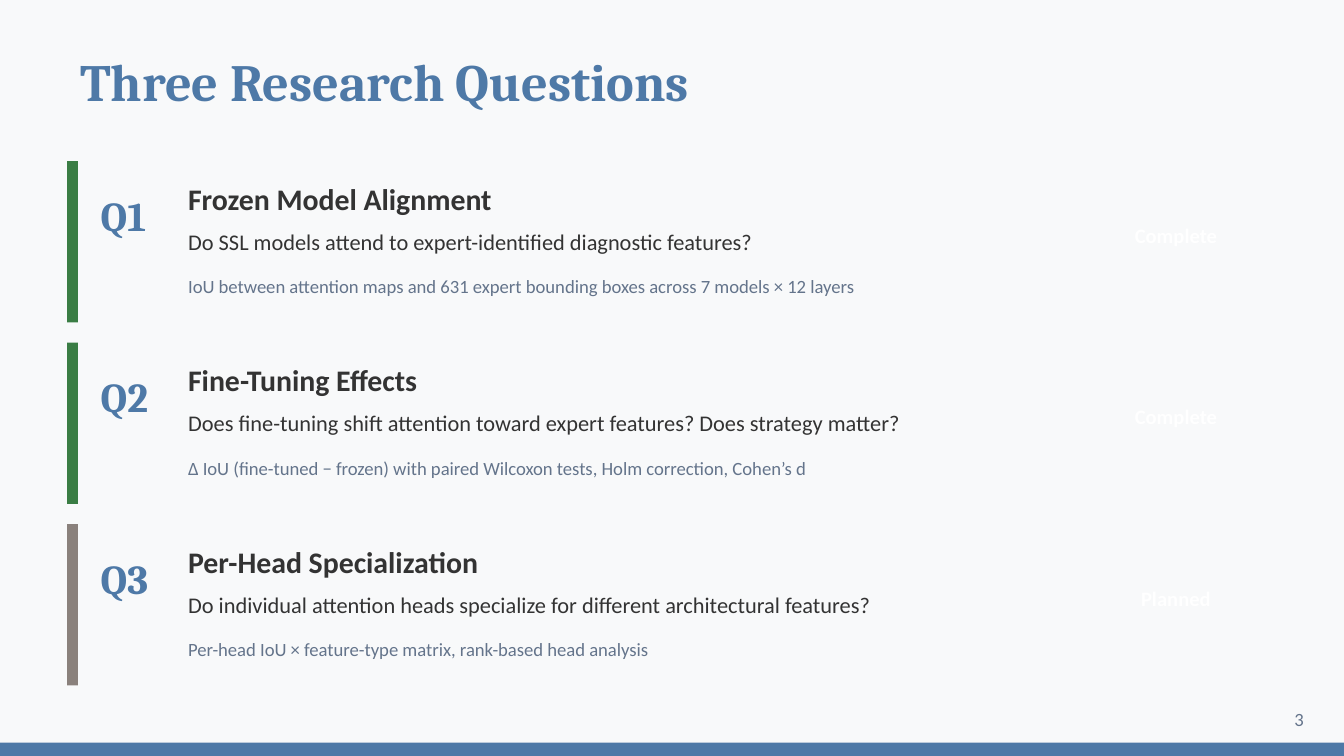
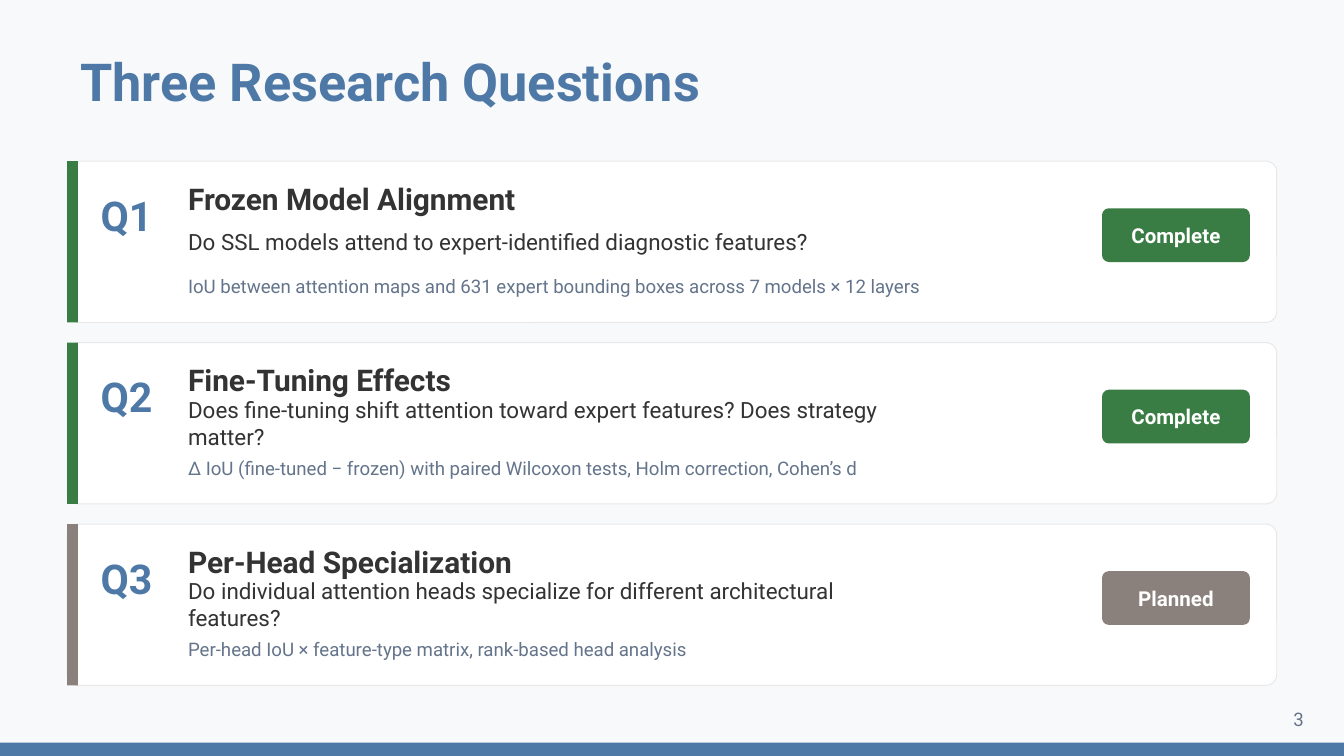
Before and after one commit to DesmondChoy/ssl_wikichurches, a slide deck: slide 3 of outputs/slides/presentation.pptx. Drawn at 1344x756 pixels with LibreOffice and Linux fonts; fonts in the diff are those of the drawing. Boxes give left, top, right and bottom in pixels: in the first picture for what was removed or moved away, otherwise in the second. Text is boxed around its words. In the diff, an @@ line names an element or a change of style, - is before the commit and + after.

```diff
--- a/outputs/slides/presentation.pptx
+++ b/outputs/slides/presentation.pptx
@@ text added at [1131, 227, 1220, 247], 11 pt, text #FFFFFF, bold @@
+Complete
@@ text added at [1131, 408, 1220, 428], 11 pt, text #FFFFFF, bold @@
+Complete
@@ outline none to #E8E8E8 0.5 pt; shadow off in 3 elements at [67, 161, 1277, 323], [67, 343, 1277, 504], [67, 524, 1277, 685] @@
@@ font Cambria to Roboto in 4 elements at [80, 62, 700, 108], [101, 201, 153, 236], [101, 382, 153, 417], [101, 564, 153, 599] @@
@@ text added at [1138, 590, 1213, 606], 11 pt, text #FFFFFF, bold @@
+Planned
@@ font Calibri to Roboto in 10 elements at [1293, 712, 1303, 726], [188, 187, 515, 216], [188, 233, 808, 255], [188, 279, 920, 297], [188, 368, 451, 397], [188, 401, 877, 445], [188, 460, 857, 479], [188, 550, 512, 579], [188, 578, 834, 626], [188, 642, 687, 660] @@
```
Also in this commit, not shown: 10 other slides changed, 3 slides added, 2 slides removed, 2 other files.
